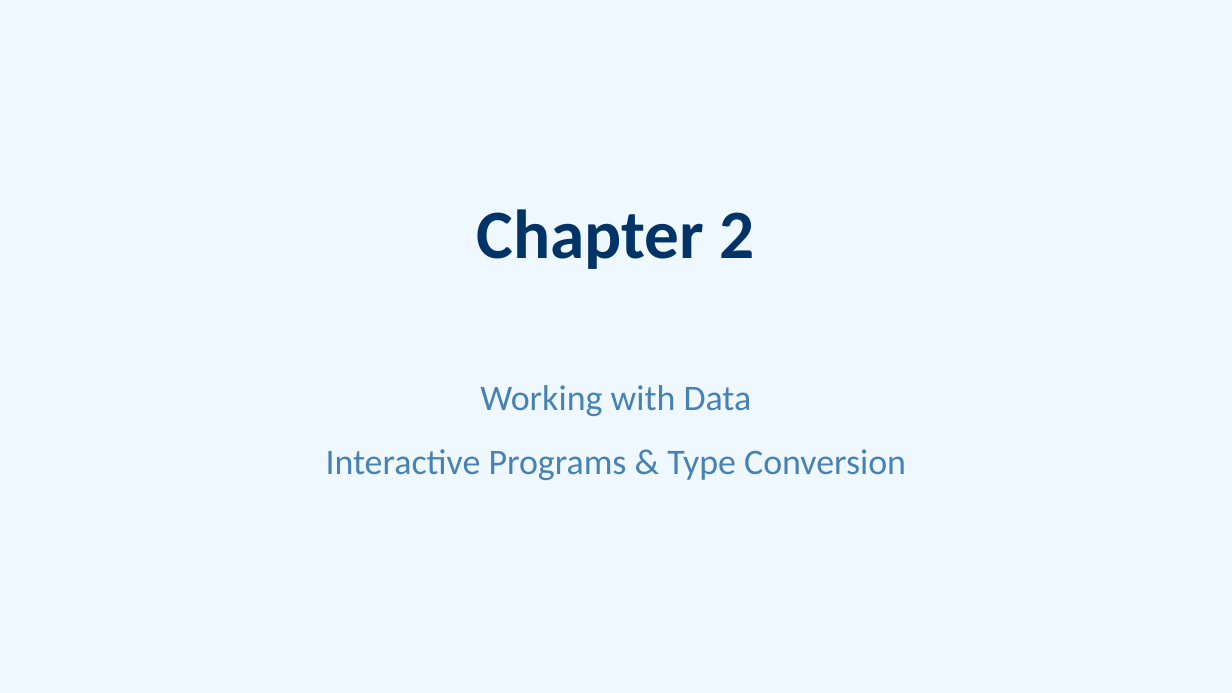
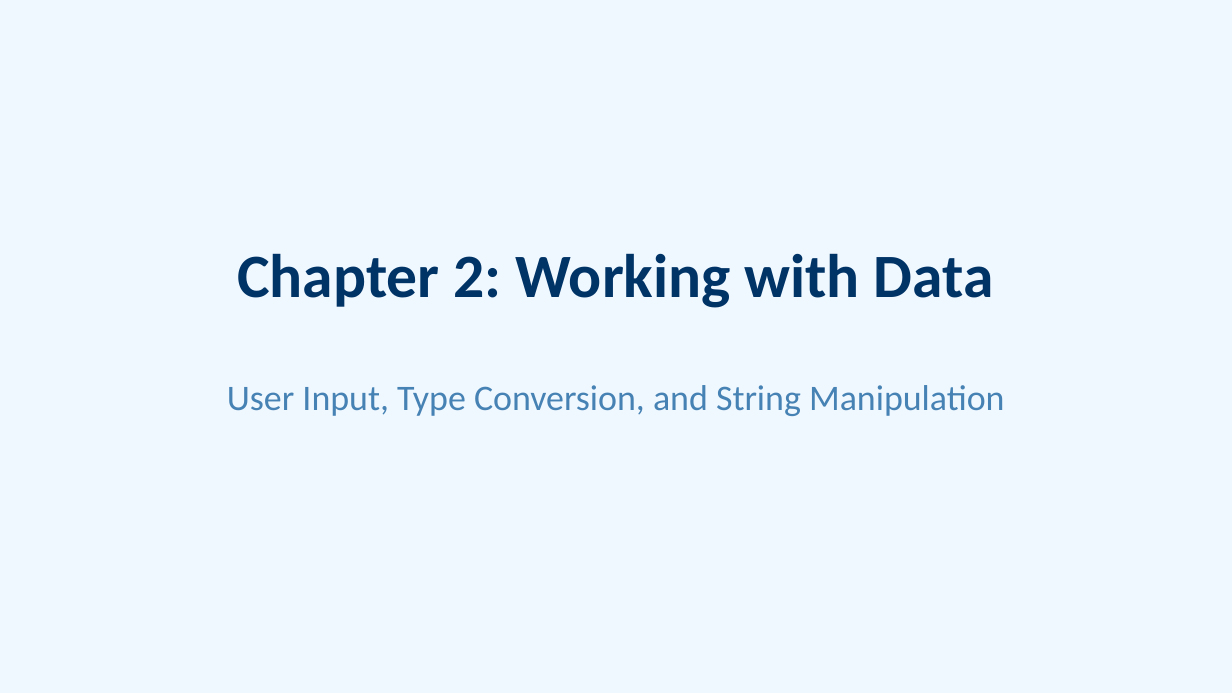
Before and after one commit to YouROS12/courses, a slide deck: slide 1 of python_course/chapter_02_working_with_data/working_with_data.pptx. Drawn at 1232x693 pixels with LibreOffice and Linux fonts; fonts in the diff are those of the drawing. Boxes give left, top, right and bottom in pixels: in the first picture for what was removed or moved away, otherwise in the second. Text is boxed around its words. In the diff, an @@ line names an element or a change of style, - is before the commit and + after.

```diff
--- a/python_course/chapter_02_working_with_data/working_with_data.pptx
+++ b/python_course/chapter_02_working_with_data/working_with_data.pptx
@@ text at (237, 253, 994, 308): text changed; size 54 to 48 pt @@
-Chapter 2
+Chapter 2: Working with Data
@@ text at (227, 385, 1004, 416): text changed @@
-Working with Data
+User Input, Type Conversion, and String Manipulation
@@ text removed at (326, 449, 906, 480) @@
-Interactive Programs & Type Conversion
```
Also in this commit, not shown: 1 other slide changed, 12 slides added, 8 slides removed, 11 other files.
